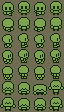
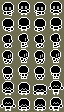
Layered file, before and after one edit (64x112). Changes by layer:
added layer "Inverse" above "Outline" over (0, 1, 64, 111)
hid "Outline", painted on it over (0, 1, 64, 111)
